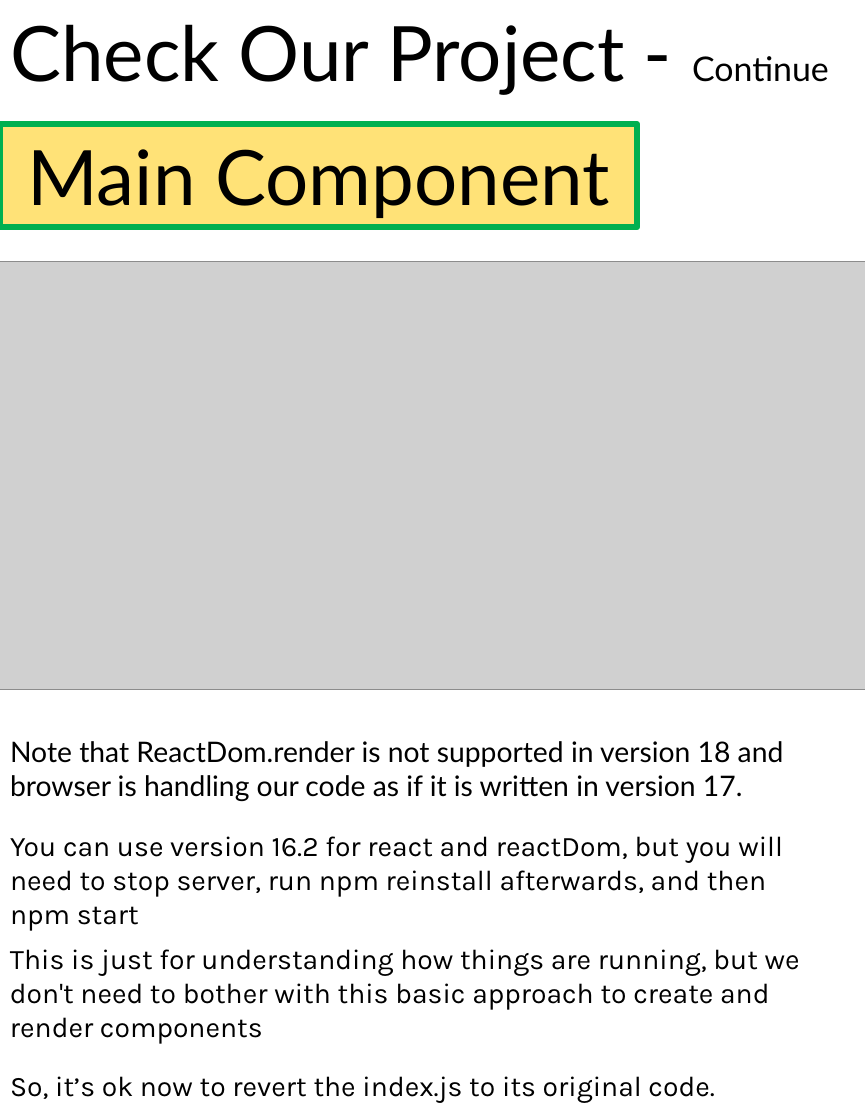
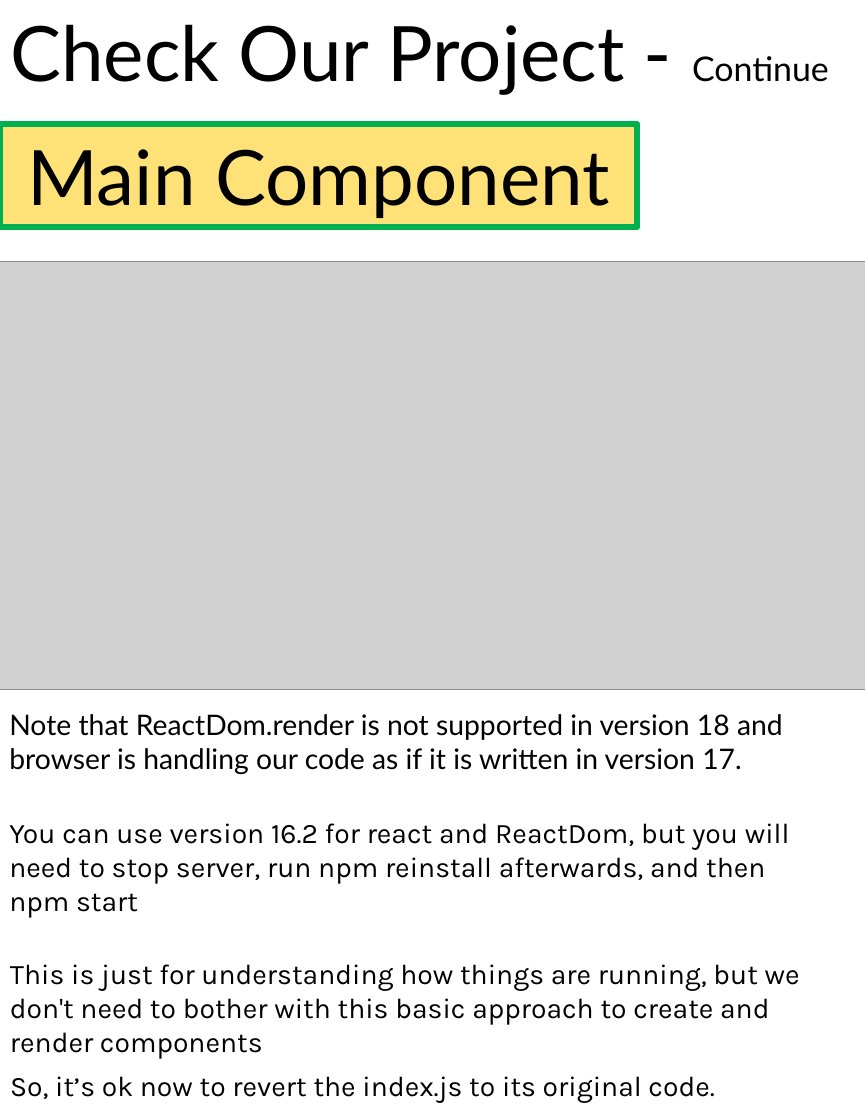
Before and after one commit to scorpion0511/mytracker, a slide deck: slide 21 of doc/React.pptx. Drawn at 865x1120 pixels with LibreOffice and Linux fonts; fonts in the diff are those of the drawing; grey boxes stand for pictures. Boxes give left, top, right and bottom in pixels: in the first picture for what was removed or moved away, otherwise in the second. Text is boxed around its words. In the diff, an @@ line names an element or a change of style, - is before the commit and + after.

```diff
--- a/doc/React.pptx
+++ b/doc/React.pptx
@@ text "Note that ReactDom.render is not ...": place and size @@
-text "Note that ReactDom.render is not ..." at [10,741,784,801]
+text "Note that ReactDom.render is not ..." at [9,714,783,774]
@@ text at [9,823,790,918]: text changed @@
-You can use version 16.2 for react and reactDom, but you will need to stop server, run npm reinstall afterwards, and then npm start
+You can use version 16.2 for react and ReactDom, but you will need to stop server, run npm reinstall afterwards, and then npm start
@@ text "This is just for understanding ...": place and size @@
-text "This is just for understanding ..." at [10,949,800,1044]
+text "This is just for understanding ..." at [10,964,800,1059]
```
Also in this commit, not shown: 24 other slides changed, 4 slides added.
